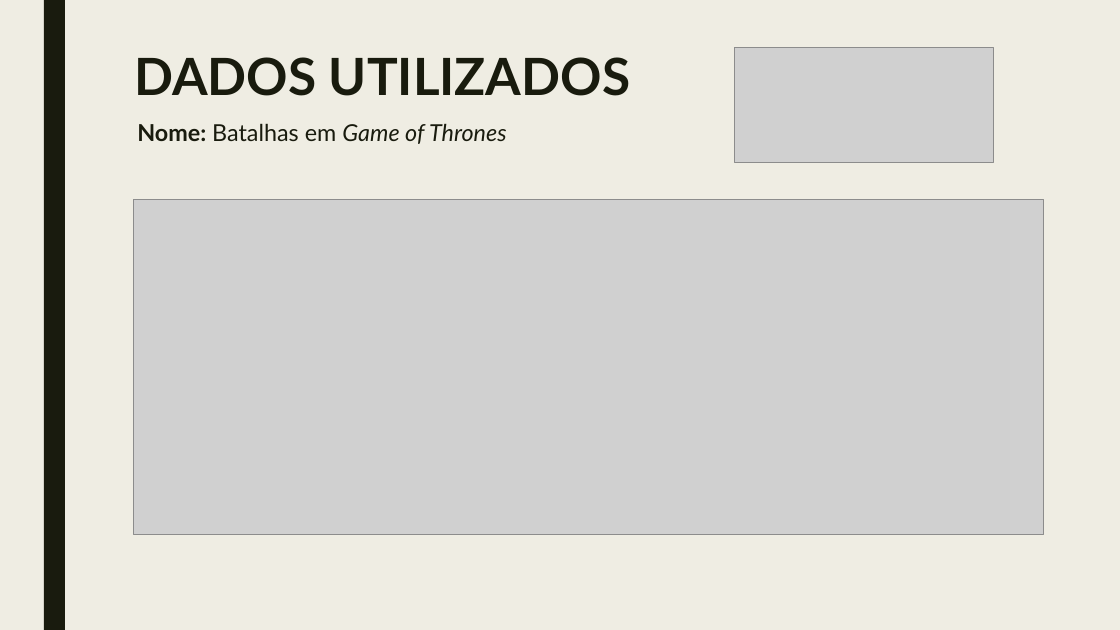
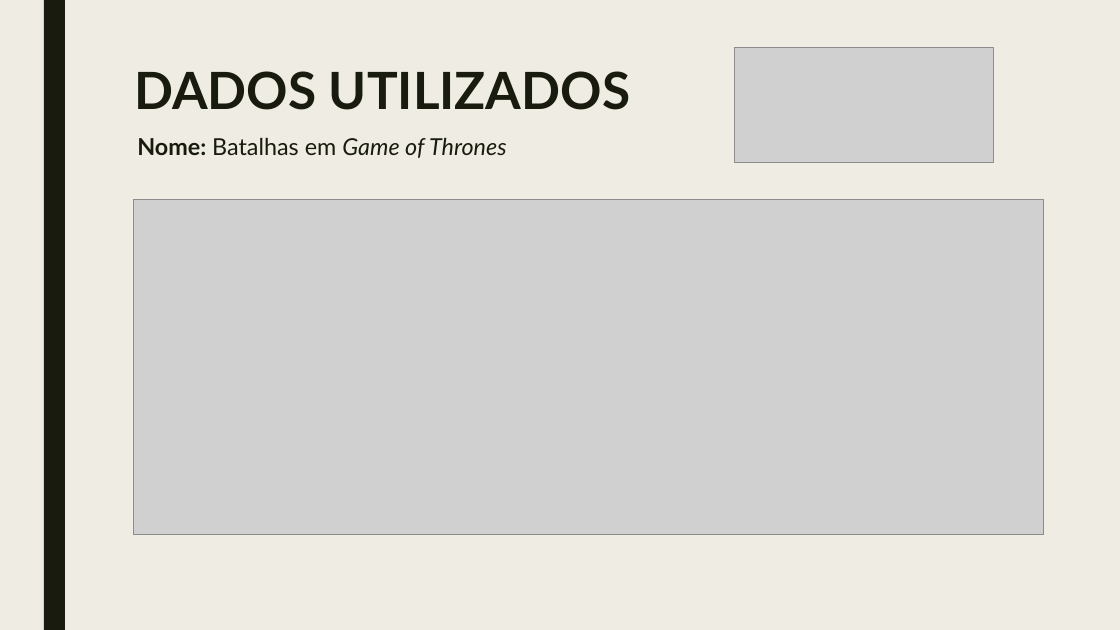
Before and after one commit to ggpereira/Fundamentos-de-BD, a slide deck: slide 2 of Apresentação/Trabalho prático fundamentos de banco de dados 2018.pptx. Drawn at 1120x630 pixels with LibreOffice and Linux fonts; fonts in the diff are those of the drawing; grey boxes stand for pictures. Boxes give left, top, right and bottom in pixels: in the first picture for what was removed or moved away, otherwise in the second. Text is boxed around its words. In the diff, an @@ line names an element or a change of style, - is before the commit and + after.

```diff
--- a/Apresentação/Trabalho prático fundamentos de banco de dados 2018.pptx
+++ b/Apresentação/Trabalho prático fundamentos de banco de dados 2018.pptx
@@ title "DADOS UTILIZADOS": place and size @@
-title "DADOS UTILIZADOS" at (134, 57, 630, 96)
+title "DADOS UTILIZADOS" at (134, 71, 630, 110)
@@ text "Nome: Batalhas em Game of ...": place and size @@
-text "Nome: Batalhas em Game of ..." at (137, 123, 506, 144)
+text "Nome: Batalhas em Game of ..." at (137, 137, 506, 158)
```
Also in this commit, not shown: 11 other slides changed, 7 slides added.
